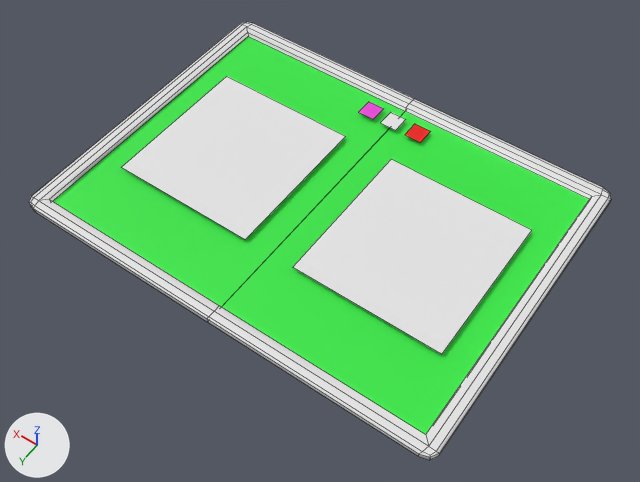
The FBX model GameJam - Project/Assets/Models/Fbx/Herd.fbx, before and after one commit.
Both versions are drawn from a 50 mm camera at (-1.55, 2.17, 4.43) aimed at (-0.08, 0.12, 1.21). Every picture has the same lights, and +X, +Y and +Z are marked at lower left. Mesh edges are drawn as thin lines.
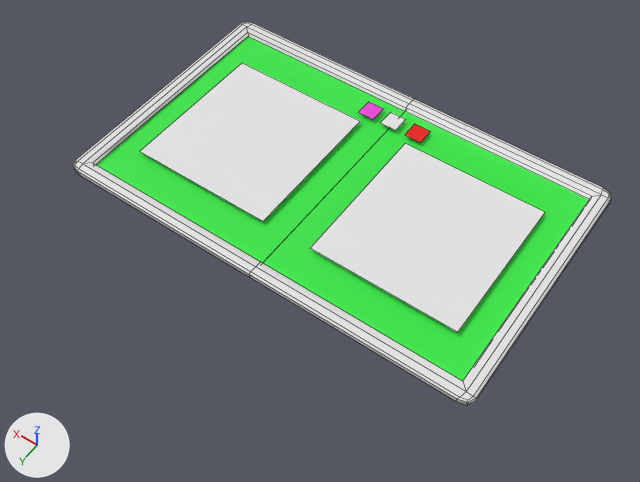
The newer file is also turned or shifted as a whole; pictures and numbers use the older file's frame.

What changed in the scene script:
```text
Change me_cube_025:
    where me_cube_025.from_pydata(...)  # 100 vertices, 83 faces; spans x -101.0..101.0, y -10792.0..-10586.0, z -104.0..104.0
    used by ob_cube_018; location = (0.0, 0.0, 0.0); rotation_euler = (1.571, 0.0, 3.142), in degrees (90, 0, 180); scale = (-0.0107, -0.000124, -0.00779)
    me_cube_025 part 1: the loose piece of 4 vertices spanning x 12.0..82.0, y -10786.0, z -50.0..50.0 is moved by (0.0, 0.0, 16.0)
    me_cube_025 part 2: the loose piece of 4 vertices spanning x -82.0..-12.0, y -10786.0, z -50.0..50.0 is moved by (0.0, 0.0, 16.0)
    me_cube_025 part 3: all 40 vertices in x -101.0..101.0, y -10792.0..-10586.0, z -104.0..-94.0 are moved by (0.0, 0.0, 36.0)
```

What differs and where, as boxes (x1, y1, x2, y2) in the pictures (640 x 482 px; the box of a moved part takes in the faces that stretch with it):
'Cube.018', reshaped (8% narrower, 13% shorter)
    before: (29, 22, 611, 460)
    after: (73, 22, 611, 405)
part 1 of me_cube_025, moved or reshaped
    before: (122, 76, 346, 239)
    after: (140, 63, 360, 221)
part 2 of me_cube_025, moved or reshaped
    before: (293, 159, 532, 354)
    after: (311, 143, 545, 332)
part 3 of me_cube_025, moved or reshaped
    before: (29, 60, 589, 460)
    after: (73, 60, 589, 405)
